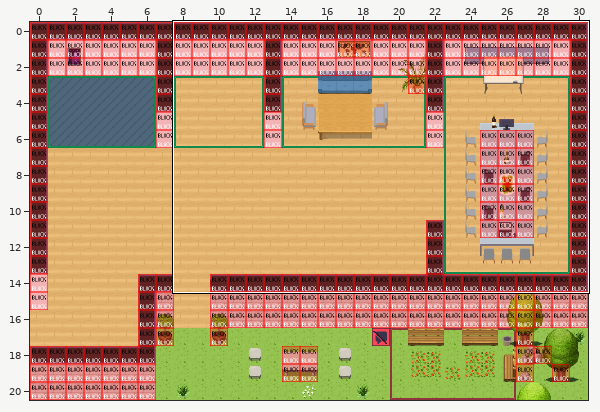
Tiled map (JSON), stored at map.tmj. Above, an overview of the earlier version with the close-up marked.
Close-up. The starting point:
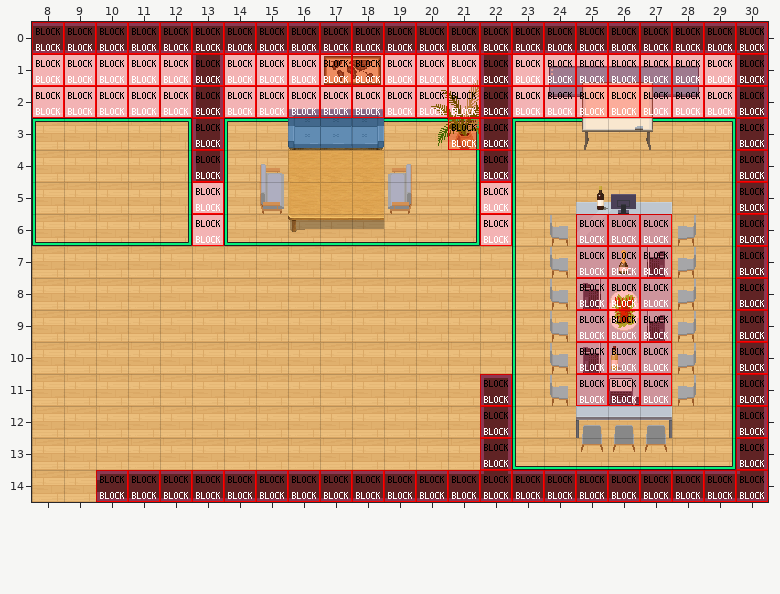
Cells are 32x32 px. Shown: x 8..30, y 0..14.
The result:
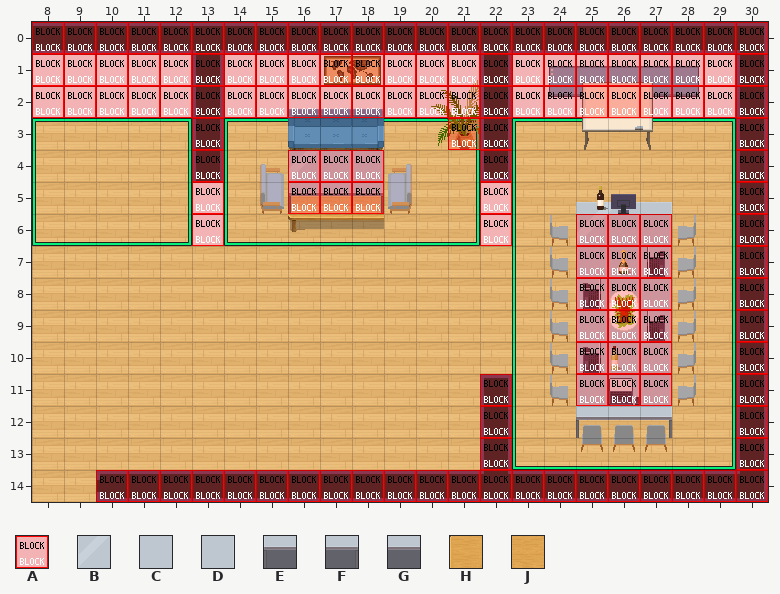
Key: from "WA_Special_Zones": A 2; from "WA_Tables": B 15, C 16, D 17, E 25, F 27, G 29, H 172, J 175.
_ is an empty cell.
See-through tiles are keyed as they look on the map.
The exact change:
Layer "furniture/furniture2":
y 4: x 16..18 ___ -> BCD
y 5: x 16..18 ___ -> EGF
Layer "collisions":
y 4: x 16..18 JJJ -> AAA
y 5: x 16..18 HJJ -> AAA
